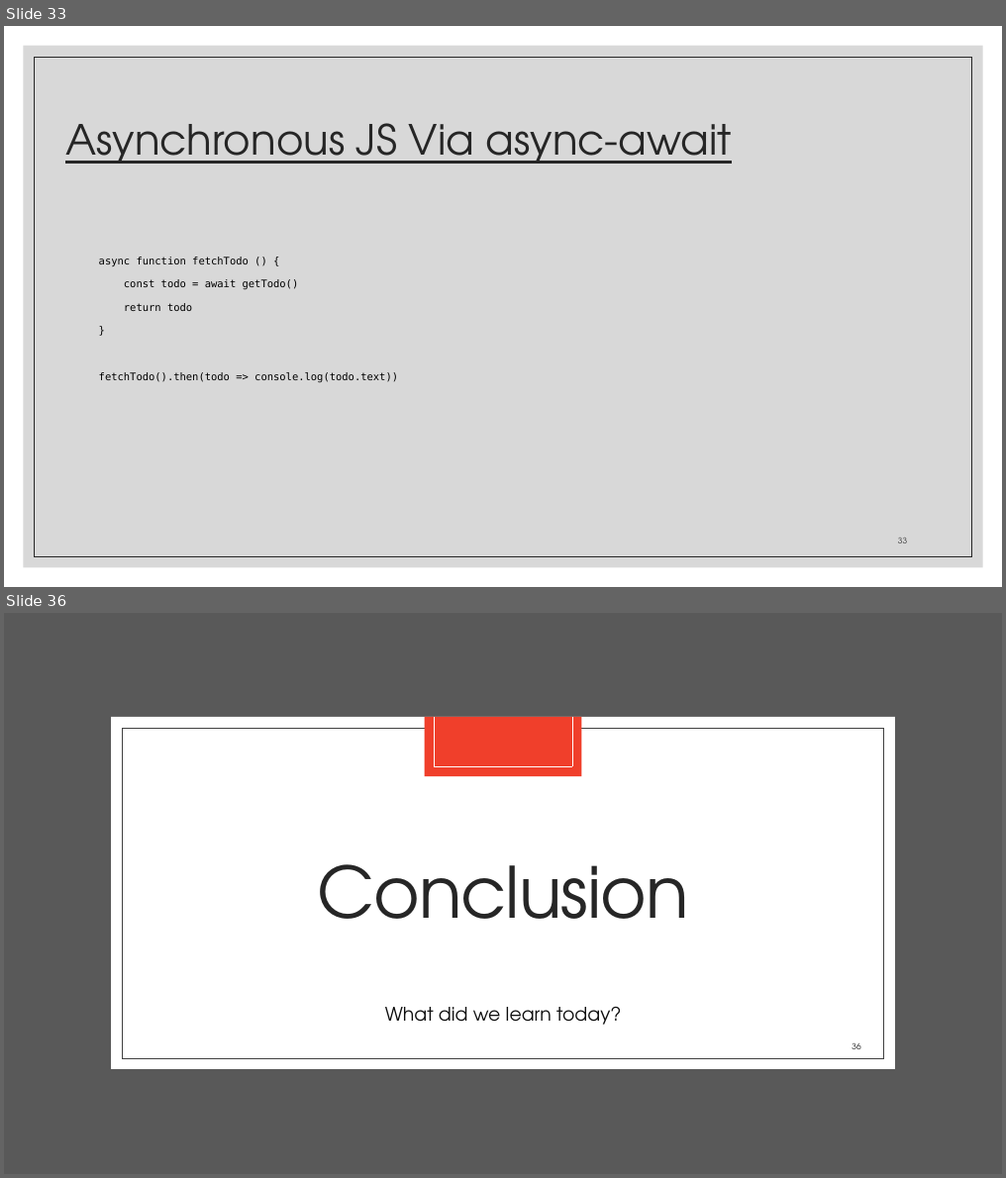
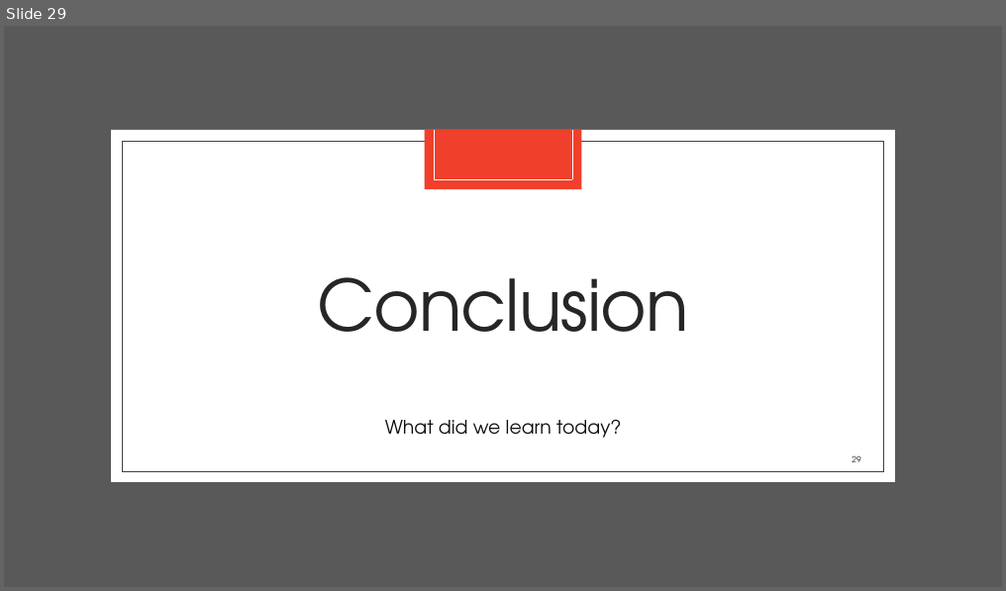
Before and after one commit to zackstotts/base-node-curriculum, a slide deck: unit_01/slides/Unit01-PartI.pptx. Shown one above the other, each under a label of ours: slides 33 and 36 before the commit, slide 29 after it; the slides between them are not shown. The pictures are 1006x1178 and 1006x591 pixels, drawn with LibreOffice and Linux fonts; fonts in the diff are those of the drawing. Boxes give left, top, right and bottom in pixels: in the first picture for what was removed or moved away, otherwise in the second. Text is boxed around its words. In the diff, an @@ line names an element or a change of style, - is before the commit and + after.

```diff
--- a/unit_01/slides/Unit01-PartI.pptx
+++ b/unit_01/slides/Unit01-PartI.pptx
@@ slide 33 removed at (x1=4, y1=26, x2=1002, y2=587), background #FFFFFF @@
@@ rectangle removed at (x1=24, y1=46, x2=983, y2=568) @@
@@ rectangle removed at (x1=35, y1=57, x2=972, y2=557) @@
@@ title removed at (x1=65, y1=123, x2=732, y2=164) @@
-Asynchronous JS Via async-await
@@ text removed at (x1=99, y1=257, x2=398, y2=382) @@
-async function fetchTodo () {
-const todo = await getTodo()
-return todo
-}
-fetchTodo().then(todo => console.log(todo.text))
@@ page number removed at (x1=898, y1=538, x2=907, y2=544) @@
-33
@@ what was slide 36 is now slide 29 @@
@@ page number at (x1=851, y1=456, x2=860, y2=463): text changed @@
-36
+29
```
Also in this commit, not shown: 10 slides changed, 1 slide added, 7 other slides removed, 3 other files.
